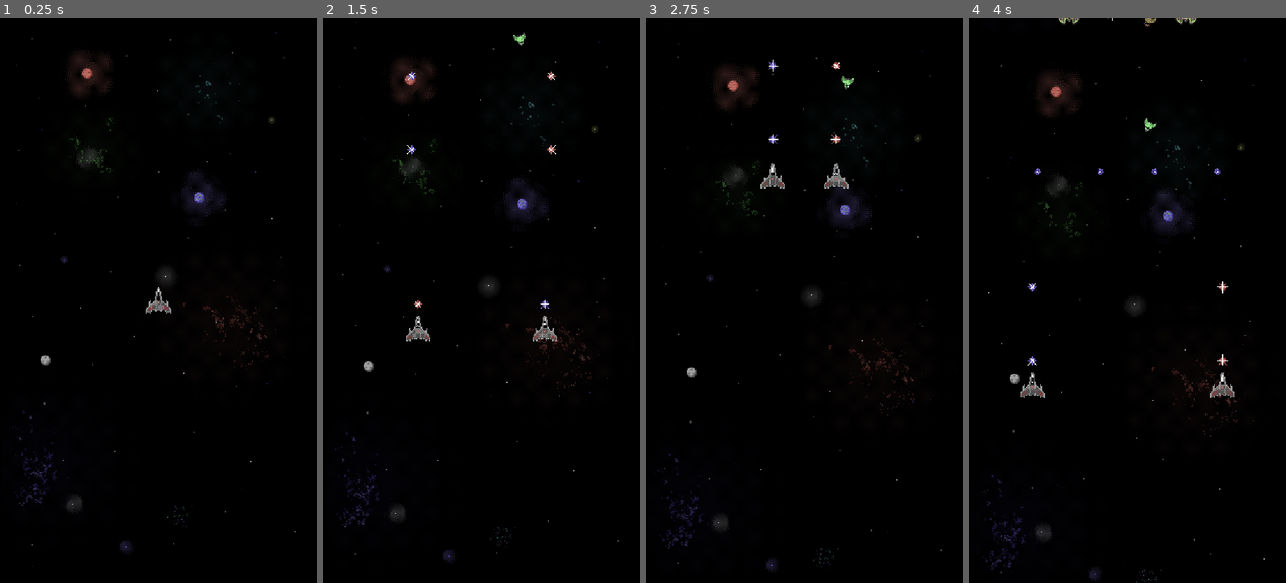
Above: before the commit, frames 1-4 (left to right).
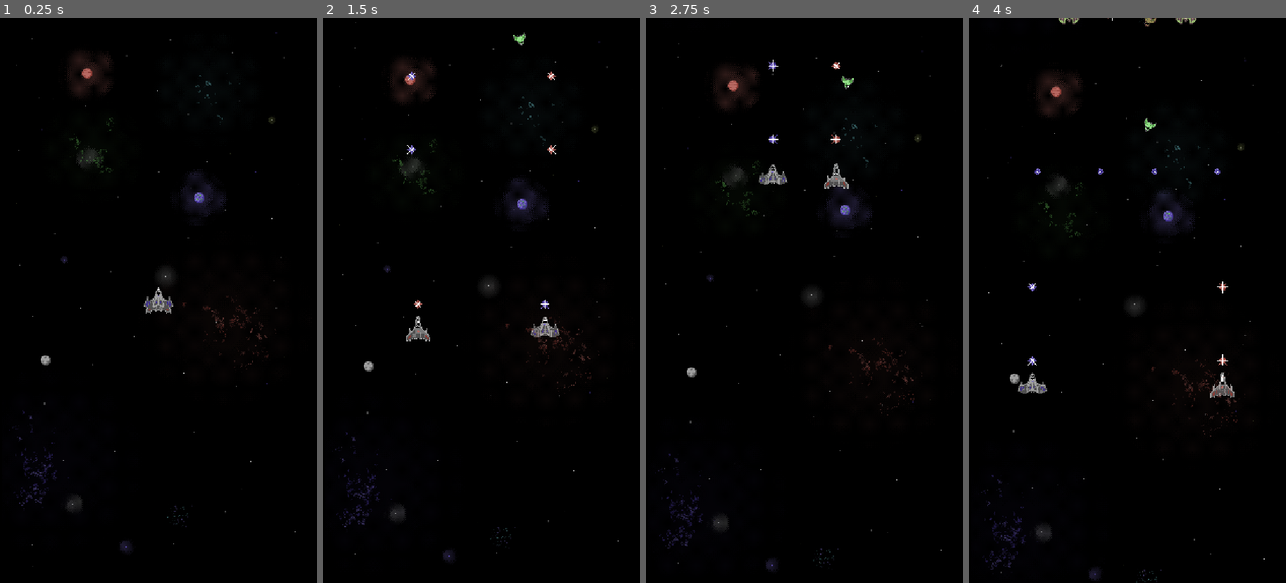
Above: after the commit, the same moments.

Repository: samiser/mirror-hell
Game: Godot game, scene res://main.tscn
The game is run twice, just before and just after one commit, with the same random seed, the same clock (stepped at 60 frames per second) and the same inputs.
Inputs (mouse positions are in pixels of both pictures, inside the frame that each line leads up to):
- Up to frame 1 (0.25 s): no input
- Up to frame 2 (1.5 s): move the mouse to (551, 272) at 0.52 s; press the mouse at (551, 272) at 0.53 s; move the mouse to (418, 328) at 1.27 s; release the mouse at (418, 328) at 1.28 s; click (418, 328) at 1.35 s
- Up to frame 3 (2.75 s): move the mouse to (836, 176) at 2.02 s; press the mouse at (836, 176) at 2.03 s
- Up to frame 4 (4 s): move the mouse to (1111, 413) at 2.77 s; release the mouse at (1111, 413) at 2.78 s; click (1111, 413) at 2.85 s; move the mouse to (1222, 385) at 3.52 s; press the mouse at (1222, 385) at 3.53 s

The runs differ from the first frame. In frame 1, 0.2% of the frame differs, in the area x 45-55%, y 47-52%; in frame 2, 0.2%; in frame 3, 0.2%, in the area x 35-45%, y 25-31%; in frame 4, 0.2%.

Commit message:
player sprite change, wave spawn rate change

Diff:
--- a/player/ship.gd
+++ b/player/ship.gd
@@ -5,6 +5,9 @@
 
 @export var ship_type: ShipType
 @onready var gun: Gun = $Gun
+@onready var chungus_ship: Sprite2D = $ChungusShip
 
 func _ready() -> void:
 	gun.ship_type = ship_type
+	if ship_type == ShipType.REFLECTION:
+		chungus_ship.frame = 1
--- a/wave_spawner.gd
+++ b/wave_spawner.gd
@@ -11,7 +11,7 @@
 var spawn_y: float = -100.0
 
 var spawns_per_wave: int = 5
-var wave_pause: float = 3.0
+var wave_pause: float = 10.0
 
 var _spawn_timer: float = 0.0
 var _spawns_this_wave: int = 0
